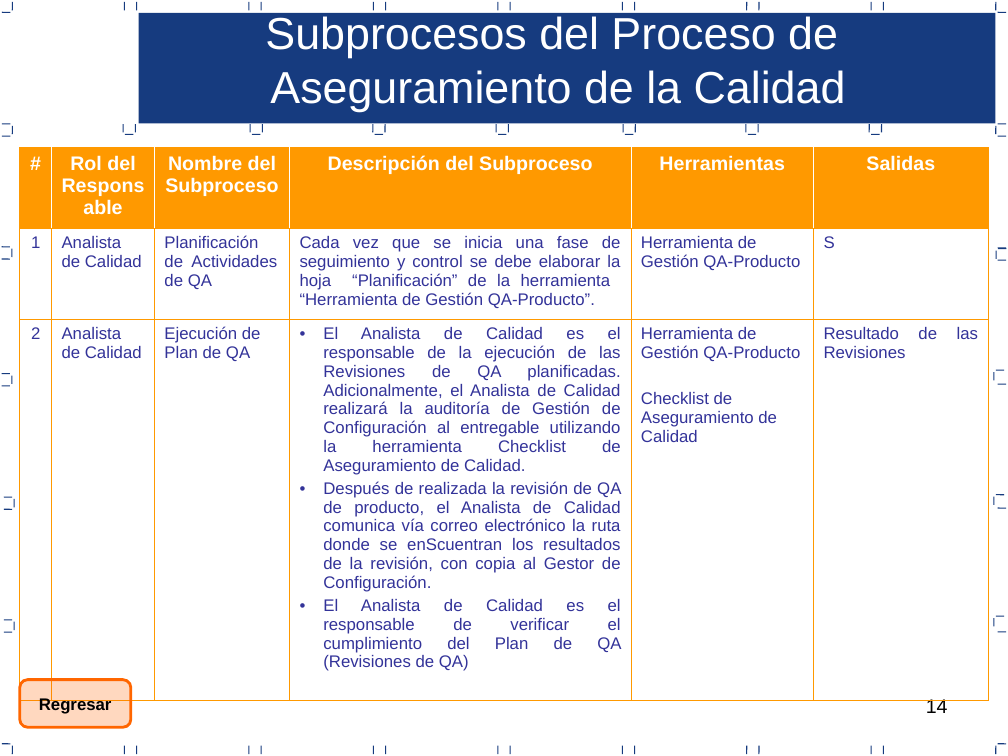
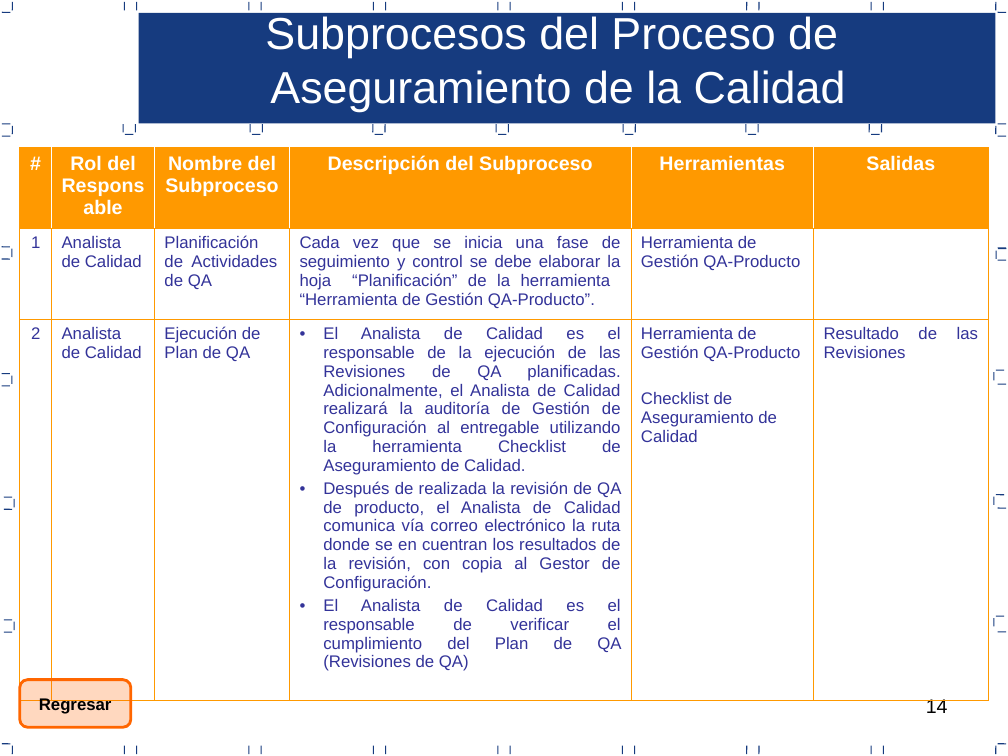
Before and after one commit to acporras/documentationStaradmin, a slide deck: slide 14 of Area de proceso PPQA/PQA_v1.0_2017.ppt. Drawn at 1008x756 pixels with LibreOffice and Linux fonts; fonts in the diff are those of the drawing. Boxes give left, top, right and bottom in pixels: in the first picture for what was removed or moved away, otherwise in the second. Text is boxed around its words. In the diff, an @@ line names an element or a change of style, - is before the commit and + after.

```diff
--- a/Area de proceso PPQA/PQA_v1.0_2017.ppt
+++ b/Area de proceso PPQA/PQA_v1.0_2017.ppt
@@ table at box(20, 148, 989, 675) @@
-row 2, column 6: S
+row 2, column 6: 
-row 3, column 4: El Analista de Calidad es el responsable de la ejecución de las Revisiones de QA planificadas. Adicionalmente, el Analista de Calidad realizará la auditoría de Gestión de Configuración al entregable utilizando la herramienta Checklist de Aseguramiento de Calidad. / Después de realizada la revisión de QA de producto, el Analista de Calidad comunica vía correo electrónico la ruta donde se enScuentran los resultados de la revisión, con copia al Gestor de Configuración. / El Analista de Calidad es el responsable de verificar el cumplimiento del Plan de QA (Revisiones de QA)
+row 3, column 4: El Analista de Calidad es el responsable de la ejecución de las Revisiones de QA planificadas. Adicionalmente, el Analista de Calidad realizará la auditoría de Gestión de Configuración al entregable utilizando la herramienta Checklist de Aseguramiento de Calidad. / Después de realizada la revisión de QA de producto, el Analista de Calidad comunica vía correo electrónico la ruta donde se en cuentran los resultados de la revisión, con copia al Gestor de Configuración. / El Analista de Calidad es el responsable de verificar el cumplimiento del Plan de QA (Revisiones de QA)
```
Also in this commit, not shown: 4 other slides changed, 7 other files.
